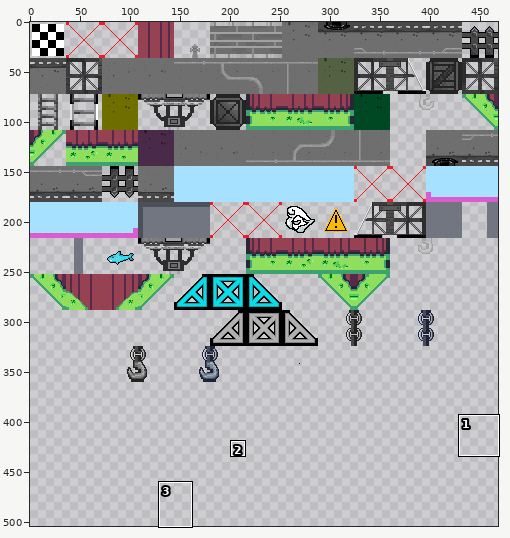
Sprite sheet: tilesets/tst_outside_realworld/output_tileset.png. The picture above shows the old version from afar; the outline marks the close-up.
Close-up. The starting point:
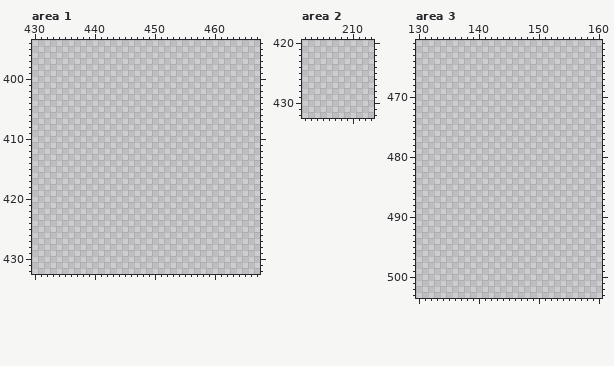
The file is 468x504 pixels. Pixels under 10% opacity are left out. Colours within 5 levels of each other are drawn and written as one. Shown: area 1: x 430..467, y 394..432; area 2: x 202..213, y 420..432; area 3: x 130..160, y 461..503. The commit also changed other parts of the picture, which this record leaves out.
The same view after the edit:
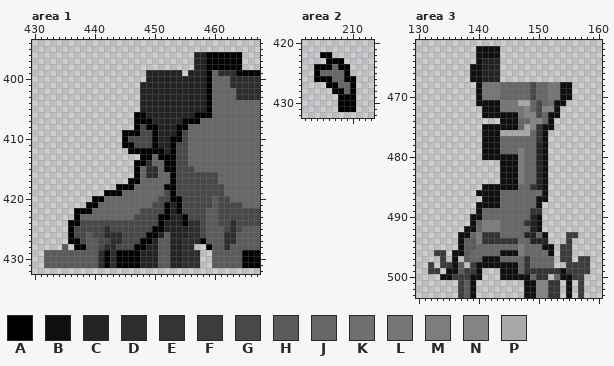
Palette (. is transparent): A #000000  B #0f0f0f  C #232323  D #2d2d2d  E #353434  F #3c3c3c  G #484848  H #5b5b5b  J #676767  K #6f6f6f  L #767676  M #7d7d7d  N #858585  P #a9a9a9
The exact change:
--- area 1
@@ x 430..467 @@
 395 ......................................
-396 ......................................
-397 ......................................
-398 ......................................
-399 ......................................
-400 ......................................
-401 ......................................
-402 ......................................
-403 ......................................
-404 ......................................
-405 ......................................
-406 ......................................
-407 ......................................
-408 ......................................
-409 ......................................
-410 ......................................
-411 ......................................
-412 ......................................
-413 ......................................
-414 ......................................
-415 ......................................
-416 ......................................
-417 ......................................
-418 ......................................
-419 ......................................
-420 ......................................
-421 ......................................
-422 ......................................
-423 ......................................
-424 ......................................
-425 ......................................
-426 ......................................
-427 ......................................
-428 ......................................
-429 ......................................
-430 ......................................
-431 ......................................
+396 ...........................CCAAAAAA...
+397 ...........................CCAAAAAA...
+398 ...........................CCAAAAAA...
+399 ...................CCCCCC.CCCAJDDDAAAA
+400 ...................CCCCCCCCCCAJJJDDDDD
+401 ..................CCCCCCCCCCCAJJJDDDDD
+402 ..................CCCCCCCCCCCAJJJJDDDD
+403 ..................CCCCCCCCCCCAJJJJDDDD
+404 ..................CCCCCCCCCCCAJJJJJJJJ
+405 ..................CCCCCCCCCCCAJJJJJJJJ
+406 .................AACCCCCCCCAAAJJJJJJJJ
+407 .................AAACCCCCAAAJJJJJJJJJJ
+408 .................AGAACCCAAJJJJJJJJJJJJ
+409 ...............AAAGGACCCAGJJJJJJJJJJJJ
+410 ...............AGGGGACCAAGJJJJJJJJJJJJ
+411 ...............AAGGGACCAGGJJJJJJJJJJJJ
+412 ................AAAAAACAGGJJJJJJJJJJJJ
+413 ..................AAJAAAGGJJJJJJJJJJJJ
+414 .................AADJJAAGGJJJJJJJJJJJJ
+415 .................AJDDJAAGGGJJJJJJJJJJJ
+416 .................AJDDJJAGGGGGGGJJJJJJJ
+417 ................AAJJJJJAGGGGGGGJJJJJJJ
+418 ..............AAAJJJJJAAGGGGGGGGJJJJJJ
+419 ............AAAJJJJJJJGAGGGGGGGGJJJJJJ
+420 ..........AAJJJJJJJJJGGAAGGGGGHGGJJJJJ
+421 .........AAJJJJJJJJJGGACAGGGGGHGGGGJJJ
+422 .......AAAJJJJJJJJGGGGACAGGGGHHGGGGGGG
+423 .......AJJJJJJJJJGGGGAACCAGGGHHGGGGGGG
+424 ......AAGGGGGGGGGGGGGACCCADDGHHGGDGGGG
+425 ......AGGGGGDGGGGGGGAACCCCDDGHHHGDGHHH
+426 ......AGGHGGDDDGGGGAACHCCCDDGHHHDDHHHH
+427 ......AAGHHGGDDGGGAACHHCCDDDAHHHDDHHHH
+428 .....H.AAHHGDDGGGAACCHHCCDD..AHHDHHHHH
+429 ..HHHHHHHHHDADAAAACCCHHCCDDD..HHHHHAAA
+430 ..HHHHHHHHHDADAAAACCCHHCCDDD..HHHHHAAA
+431 ..HHHHHHHHHDADAAAACCCHHCCDDD..HHHHHAAA
 432 ......................................
--- area 2
@@ x 202..213 @@
 421 ............
-422 ............
-423 ............
-424 ............
-425 ............
-426 ............
-427 ............
-428 ............
-429 ............
-430 ............
-431 ............
+422 ...AA.......
+423 ....AAA.....
+424 ..AAAJAA....
+425 ..AJJJJA....
+426 ..AAAJJAA...
+427 ....AAJJA...
+428 .....AAJA...
+429 ......AAA...
+430 ......AAA...
+431 ......AAA...
 432 ............
--- area 3
@@ x 130..160 @@
 461 ...............................
-462 ...............................
-463 ...............................
-464 ...............................
-465 ...............................
-466 ...............................
-467 ...............................
-468 ...............................
-469 ...............................
-470 ...............................
-471 ...............................
-472 ...............................
-473 ...............................
-474 ...............................
-475 ...............................
-476 ...............................
-477 ...............................
-478 ...............................
-479 ...............................
-480 ...............................
-481 ...............................
-482 ...............................
-483 ...............................
-484 ...............................
-485 ...............................
-486 ...............................
-487 ...............................
-488 ...............................
-489 ...............................
-490 ...............................
-491 ...............................
-492 ...............................
-493 ...............................
-494 ...............................
-495 ...............................
-496 ...............................
-497 ...............................
-498 ...............................
-499 ...............................
-500 ...............................
-501 ...............................
-502 ...............................
-503 ...............................
+462 ..........BBBB.................
+463 ..........BBBB.................
+464 ..........BCCC.................
+465 .........BBCCC.................
+466 .........BBCCC.................
+467 .........BBCCC.................
+468 ..........BLLLJJJJJGJJLLBB.....
+469 ..........BLLLJJJJJGJJLLBB.....
+470 ..........BLLLJJJJJGJJLLBB.....
+471 ..........BBBBLLLPPJGJKBB......
+472 ...........BBBLLLLNJGNNB.......
+473 ...........BBBBBBLNNGJBB.......
+474 ..............BBBJJNNJB........
+475 ...........BBBBBBJPNEBB........
+476 ...........BBBPPPPPJEB.........
+477 ...........BBBJJJJJJEB.........
+478 ...........BBBJJJJJJCB.........
+479 ...........BBBJJJMJJCB.........
+480 ...........BBBBBBMJJCB.........
+481 ..............BBBMJJCB.........
+482 ..............BBBMJJCB.........
+483 ..............BBBMJJCB.........
+484 ..............BBBMJJCB.........
+485 ...........BBBBBBJJECB.........
+486 ..........BBBBJJJJJJKB.........
+487 ...........BBBJJJJJJBB.........
+488 ..........BBBBJJJJJJB..........
+489 ..........BJJJJJJJJEE..........
+490 .........BBJJJJJJJJCB..........
+491 .........BJMMMJJJJECB..........
+492 ........BBJMMMJJJJJCB..........
+493 .......BBJMEEEJJJJCCJB...FF....
+494 .......BHHMEEEEEEJJCCC...F.....
+495 .......BHHJJJJJJJMJJJBB.FF.....
+496 ...FF.BBHJJJJJBBBMJJJKB.FF.....
+497 ....F.B.HJJBBBJJJJEJJJJ.FF.FF..
+498 ..F.FFBH.FBBBBBBBJEJJJJ..FFFF..
+499 ..FF.BBHFFB...BBBJEEEEEEBFFFF..
+500 ....BBFFFBB...BBBBBJEE.JBBFF...
+501 .......FHB........BBNNEE.B.F...
+502 .......FHB........BBNNEE.B.F...
+503 .......FHB........BBNNEE.B.F...
Pixel boxes of the changes (left, top, right, bottom) in both close-ups:
added: (44, 52, 260, 268)
added: (314, 52, 356, 112)
added: (428, 46, 590, 298)
